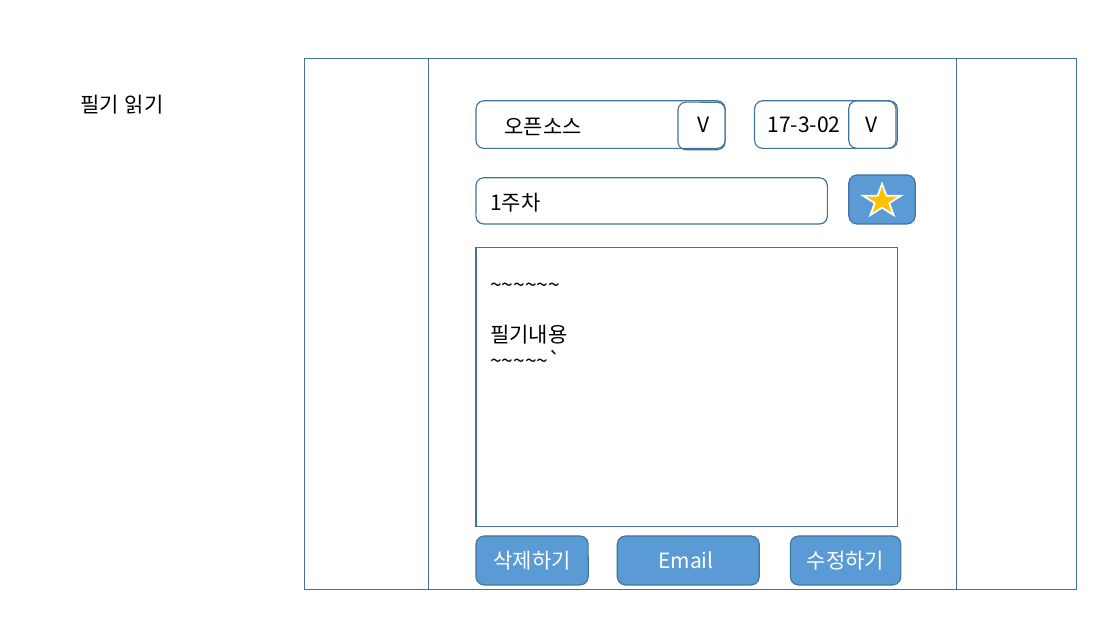
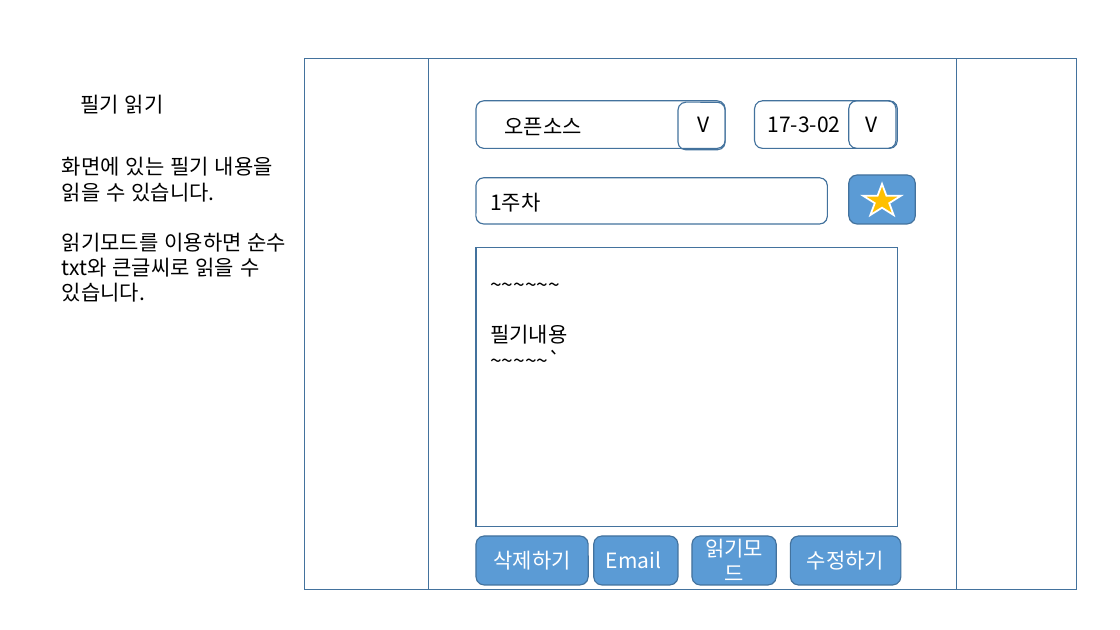
Before and after one commit to masima305/opensourceClass, a slide deck: slide 8 of project#1/메모장 기획.pptx (slide 7 before the commit). Drawn at 1120x630 pixels with LibreOffice and Linux fonts; fonts in the diff are those of the drawing. Boxes give left, top, right and bottom in pixels: in the first picture for what was removed or moved away, otherwise in the second. Text is boxed around its words. In the diff, an @@ line names an element or a change of style, - is before the commit and + after.

```diff
--- a/project#1/메모장 기획.pptx
+++ b/project#1/메모장 기획.pptx
@@ text added at (62,156,287,302), 18 pt, text #000000 @@
+화면에 있는 필기 내용을 읽을 수 있습니다.
+읽기모드를 이용하면 순수 txt와 큰글씨로 읽을 수 있습니다.
@@ rounded rectangle "Email": place and size @@
-rounded rectangle "Email" at (618,536,760,585)
+rounded rectangle "Email" at (594,536,678,585)
@@ rounded rectangle added at (692,536,776,585), fill #5B9BD5, outline #43739E 1 pt, 18 pt, text #FFFFFF @@
+읽기모드
```
Also in this commit, not shown: 6 other slides changed, 2 slides added.
